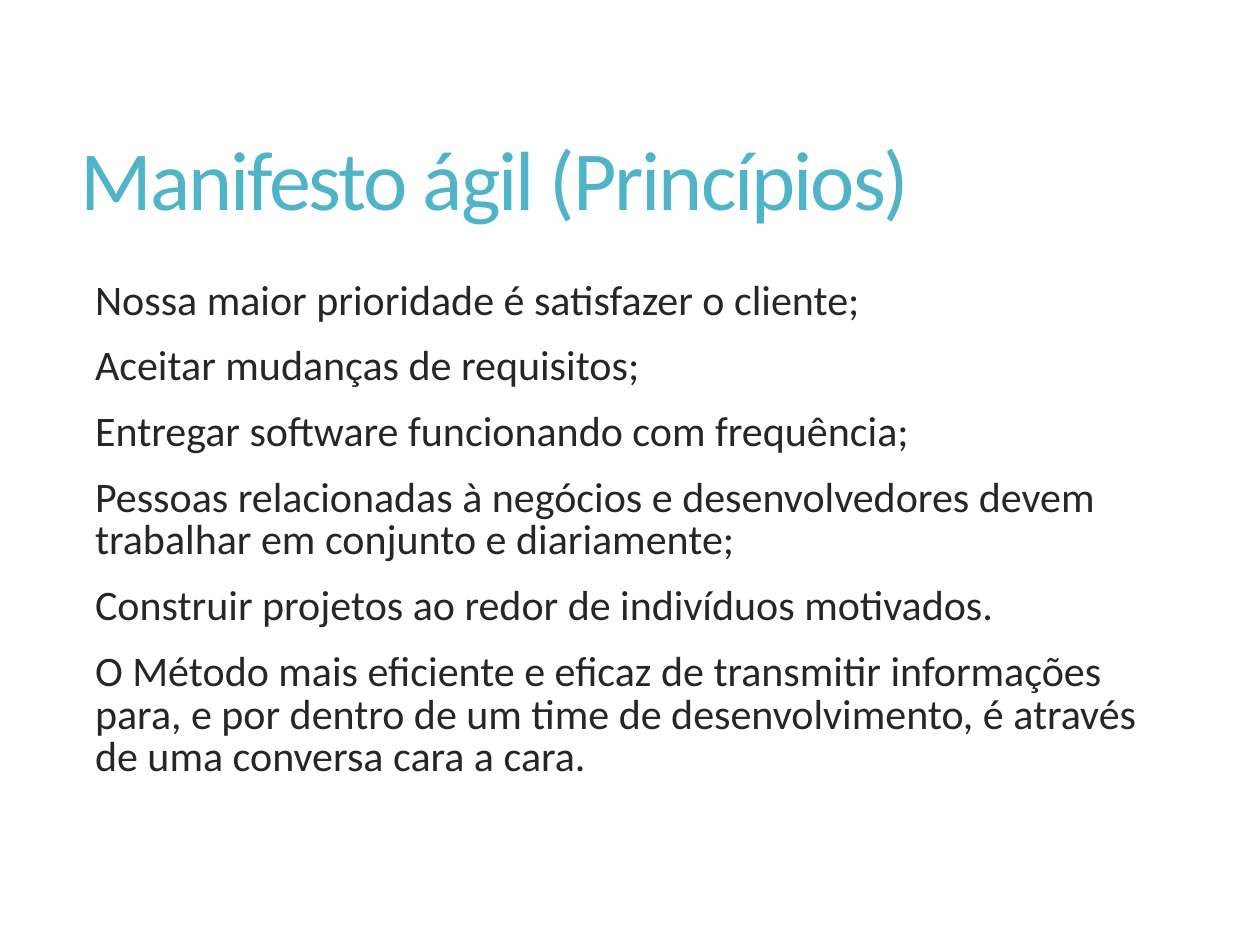
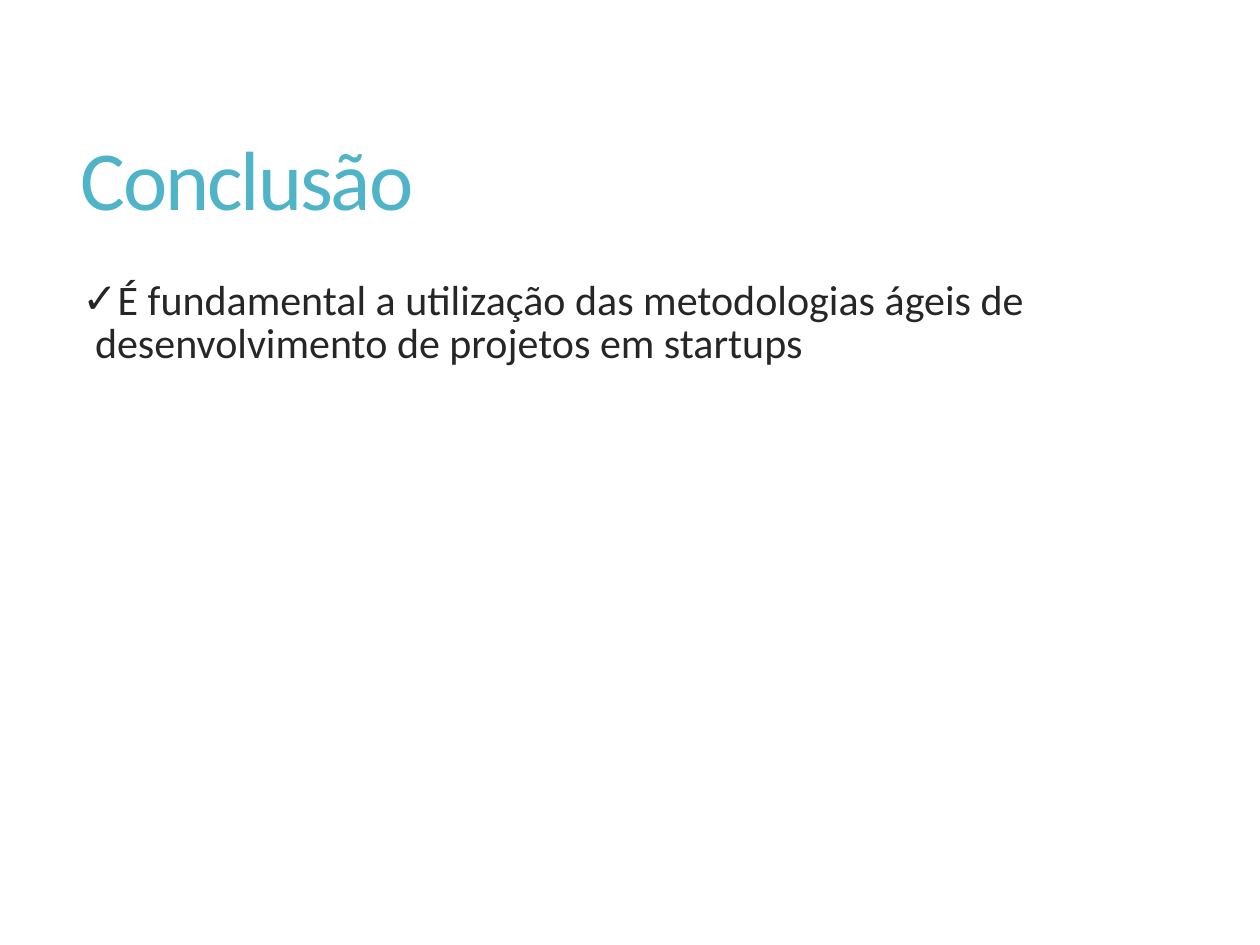
Before and after one commit to Elton-Garbin/TCC-2016, a slide deck: slide 40 of StartIdea/StartIdea.Docs/Apresentacao.pptx (slide 13 before the commit). Drawn at 1260x945 pixels with LibreOffice and Linux fonts; fonts in the diff are those of the drawing. Boxes give left, top, right and bottom in pixels: in the first picture for what was removed or moved away, otherwise in the second. Text is boxed around its words. In the diff, an @@ line names an element or a change of style, - is before the commit and + after.

```diff
--- a/StartIdea/StartIdea.Docs/Apresentacao.pptx
+++ b/StartIdea/StartIdea.Docs/Apresentacao.pptx
@@ title at <box>81,151,414,211</box>: text changed @@
-Manifesto ágil (Princípios)
+Conclusão
@@ text at <box>95,280,1024,365</box>: text changed @@
-  Nossa maior prioridade é satisfazer o cliente;
-  Aceitar mudanças de requisitos;
-  Entregar software funcionando com frequência;
-  Pessoas relacionadas à negócios e desenvolvedores devem trabalhar em conjunto e diariamente;
-  Construir projetos ao redor de indivíduos motivados.
-  O Método mais eficiente e eficaz de transmitir informações para, e por dentro de um time de desenvolvimento, é através de uma conversa cara a cara.
+✓ É fundamental a utilização das metodologias ágeis de desenvolvimento de projetos em startups
```
Also in this commit, not shown: 5 other slides changed, 8 slides added, 6 slides removed.
